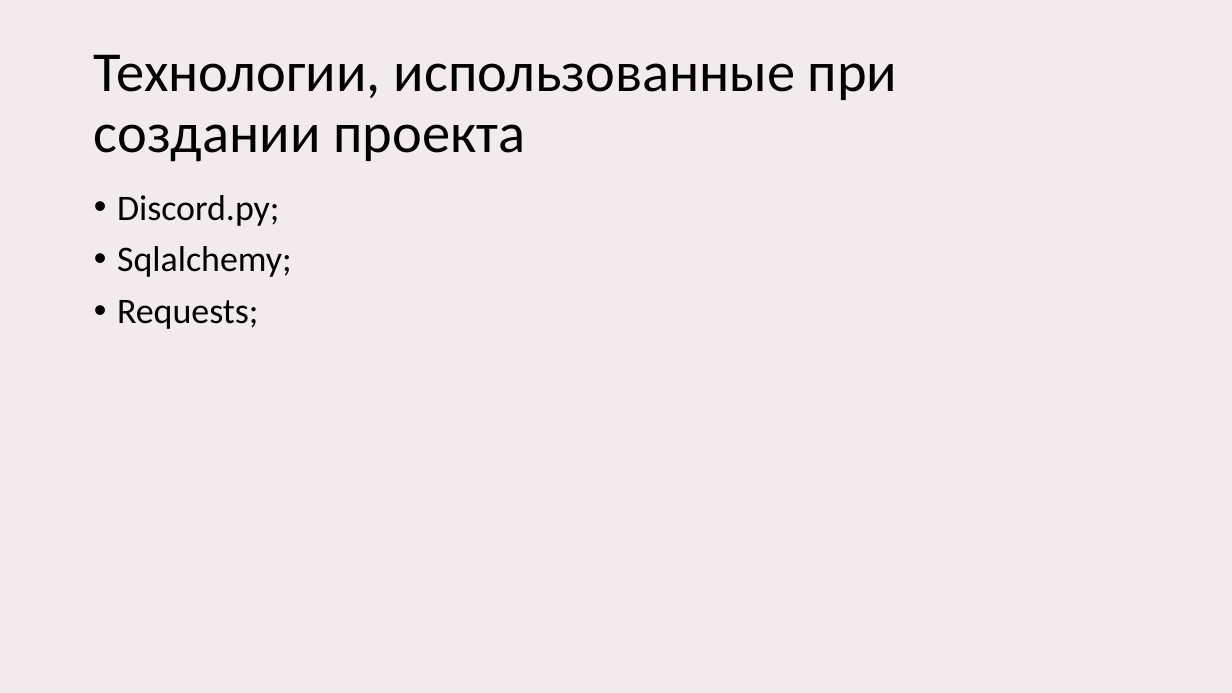
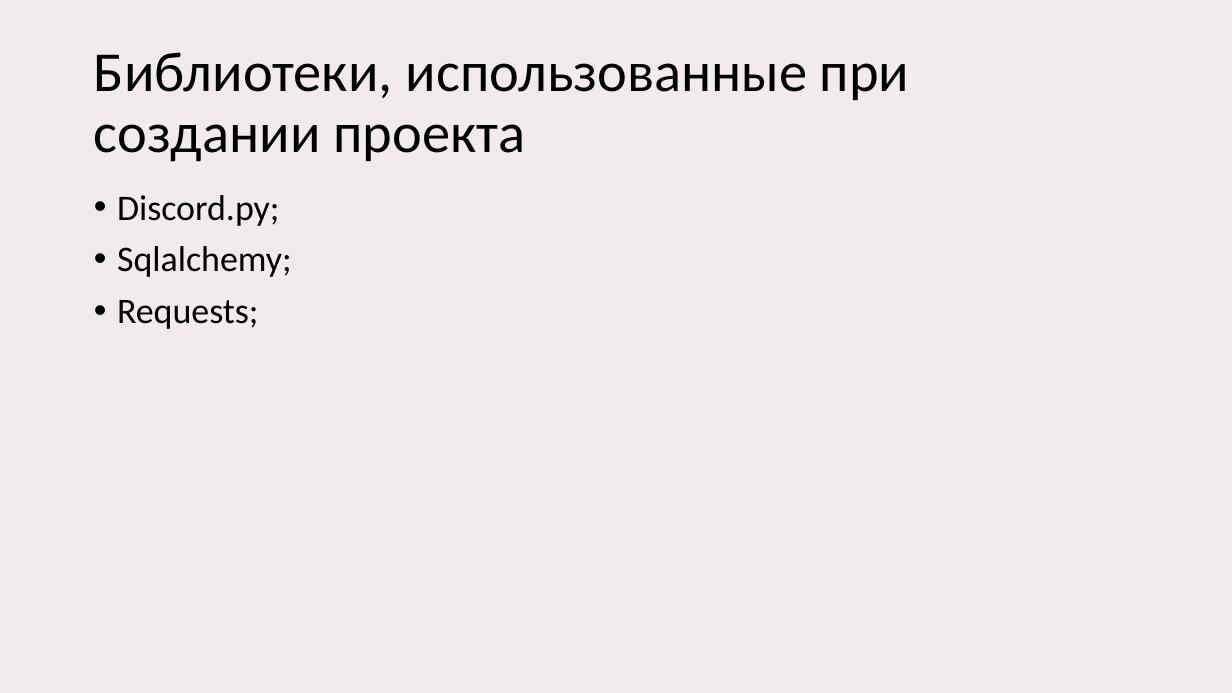
Before and after one commit to lppavli/Hoca_bot, a slide deck: slide 3 of hoca.pptx. Drawn at 1232x693 pixels with LibreOffice and Linux fonts; fonts in the diff are those of the drawing. Boxes give left, top, right and bottom in pixels: in the first picture for what was removed or moved away, otherwise in the second. Text is boxed around its words. In the diff, an @@ line names an element or a change of style, - is before the commit and + after.

```diff
--- a/hoca.pptx
+++ b/hoca.pptx
@@ title at [94,52,909,162]: text changed @@
-Технологии, использованные при создании проекта
+Библиотеки, использованные при создании проекта
```
